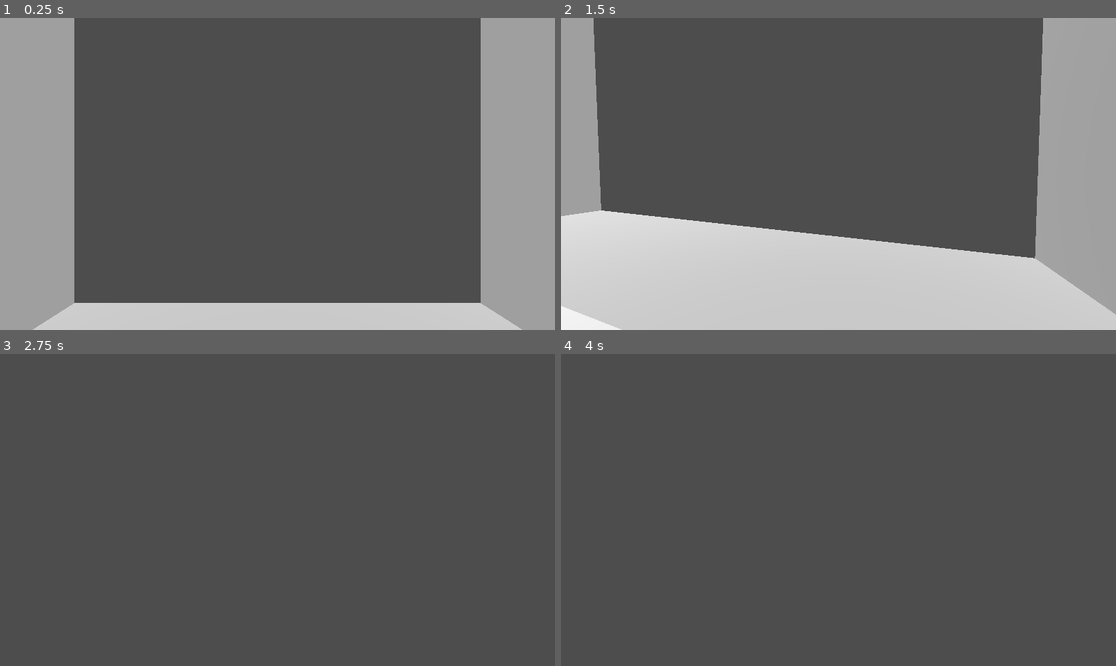
Above: before the commit, frames 1-4 (two rows, left to right).
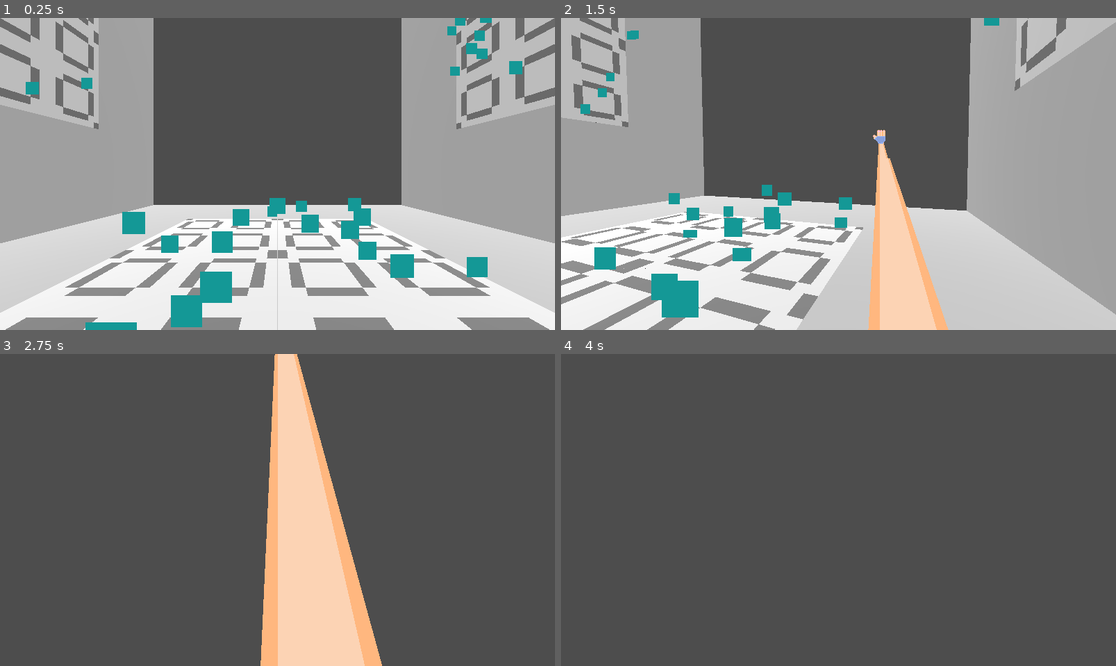
Above: after the commit, the same moments.

Repository: maeve-0/ScoreSpaceJam_08_24
Game: Godot game, scene res://assets/scenes/main_scene.tscn
Same seed, same stepped clock (60 frames per second), same inputs: the game is played once before the commit and once after it.
Inputs (mouse positions are in pixels of both pictures, inside the frame that each line leads up to):
- Up to frame 1 (0.25 s): no input
- Up to frame 2 (1.5 s): tap Enter (ui_accept) at 0.5, 0.77 s; move the mouse to (960, 158) at 0.52 s; hold D (right) 0.53-1.28 s; right-click (960, 158) at 0.6 s; click (960, 158) at 0.67 s; move the mouse to (810, 174) at 1.27 s; hold W (forward) from 1.28 s (still down); right-click (810, 174) at 1.35 s
- Up to frame 3 (2.75 s): keep holding W (forward); tap Enter (ui_accept) at 1.52 s; move the mouse to (288, 503) at 2.02 s; right-click (288, 503) at 2.1 s
- Up to frame 4 (4 s): keep holding W (forward); move the mouse to (832, 516) at 2.77 s; right-click (832, 516) at 2.85 s; tap Enter (ui_accept) at 3.02, 3.77 s; move the mouse to (877, 513) at 3.52 s; right-click (877, 513) at 3.6 s

The runs differ from the first frame. In frame 1, 63% of the frame differs, in the area x 0-100%, y 0-100%; in frame 2, 50%; in frame 3, 13%; in frame 4, nothing differs.

Commit message:
Add grappling

Diff:
--- /dev/null
+++ b/assets/scenes/grabbable.tscn
@@ -0,0 +1,34 @@
+[gd_scene load_steps=5 format=3 uid="uid://dqn3myqa5vobc"]
+
+[ext_resource type="Script" path="res://assets/scripts/grabable.gd" id="1_u1efb"]
+
+[sub_resource type="BoxShape3D" id="BoxShape3D_2025s"]
+size = Vector3(1, 0.1, 1)
+
+[sub_resource type="StandardMaterial3D" id="StandardMaterial3D_aponm"]
+shading_mode = 0
+albedo_color = Color(0.092752, 0.59375, 0.58932, 1)
+billboard_mode = 1
+
+[sub_resource type="QuadMesh" id="QuadMesh_ydrnc"]
+material = SubResource("StandardMaterial3D_aponm")
+size = Vector2(0.1, 0.1)
+
+[node name="grabbable" type="Area3D"]
+script = ExtResource("1_u1efb")
+
+[node name="collision_shape" type="CollisionShape3D" parent="."]
+transform = Transform3D(1, 0, 0, 0, 1, 0, 0, 0, 1, 0, 0.05, 0)
+shape = SubResource("BoxShape3D_2025s")
+
+[node name="particle_emitter" type="CPUParticles3D" parent="."]
+transform = Transform3D(1, 0, 0, 0, 1, 0, 0, 0, 1, 0, 0.3, 0)
+lifetime = 0.5
+mesh = SubResource("QuadMesh_ydrnc")
+emission_shape = 3
+emission_box_extents = Vector3(0.5, 0, 0.5)
+direction = Vector3(0, -1, 0)
+spread = 0.0
+gravity = Vector3(0, 0, 0)
+initial_velocity_min = 1.0
+initial_velocity_max = 1.0
--- /dev/null
+++ b/assets/scenes/hand.tscn
@@ -0,0 +1,22 @@
+[gd_scene load_steps=4 format=3 uid="uid://dhxlcvc54viwk"]
+
+[ext_resource type="Texture2D" uid="uid://cilb77fh2bp7n" path="res://assets/textures/hand_.png" id="1_dtsfy"]
+[ext_resource type="Script" path="res://assets/scripts/hand.gd" id="1_layjg"]
+[ext_resource type="Texture2D" uid="uid://cbwi6fakc8lek" path="res://assets/textures/arm_.png" id="2_dh4hy"]
+
+[node name="hand" type="RayCast3D"]
+target_position = Vector3(0, 0, -1)
+collide_with_areas = true
+script = ExtResource("1_layjg")
+
+[node name="sprites" type="Node3D" parent="."]
+transform = Transform3D(1, 0, 0, 0, 1, 0, 0, 0, 1, 0, 0, 0.01)
+
+[node name="sprite_hand" type="Sprite3D" parent="sprites"]
+texture_filter = 0
+texture = ExtResource("1_dtsfy")
+
+[node name="sprite_arm" type="Sprite3D" parent="sprites"]
+transform = Transform3D(1, 0, 0, 0, -4.37114e-08, 1, 0, -1, -4.37114e-08, 0, -0.08, 0.08)
+texture_filter = 0
+texture = ExtResource("2_dh4hy")
--- a/assets/scenes/main_scene.tscn
+++ b/assets/scenes/main_scene.tscn
@@ -1,8 +1,9 @@
-[gd_scene load_steps=9 format=3 uid="uid://vav1jg5ktd2u"]
+[gd_scene load_steps=7 format=3 uid="uid://vav1jg5ktd2u"]
 
 [ext_resource type="ArrayMesh" uid="uid://cmrn6ctax4rgk" path="res://assets/meshes/segments/test_segment.obj" id="1_lj2q6"]
 [ext_resource type="Texture2D" uid="uid://cx6cbqk4xxsda" path="res://assets/textures/test_tileset.png" id="2_l2glf"]
-[ext_resource type="Script" path="res://assets/scripts/player.gd" id="3_wuifd"]
+[ext_resource type="PackedScene" uid="uid://cfovjbldxq2bw" path="res://assets/scenes/player.tscn" id="3_h1yyb"]
+[ext_resource type="PackedScene" uid="uid://dqn3myqa5vobc" path="res://assets/scenes/grabbable.tscn" id="4_nyhm0"]
 
 [sub_resource type="StandardMaterial3D" id="StandardMaterial3D_xcbwi"]
 albedo_texture = ExtResource("2_l2glf")
@@ -10,17 +11,6 @@
 
 [sub_resource type="ConcavePolygonShape3D" id="ConcavePolygonShape3D_loc6u"]
 data = PackedVector3Array(0, 2, -3, 0, 1, -2, 0, 2, -2, 0, 1, -3, 0, 1, -2, 0, 2, -3, 3, 4, -1, 2, 4, -2, 2, 4, -1, 3,  …(3698 unchanged characters)…
-
-[sub_resource type="SphereShape3D" id="SphereShape3D_051fh"]
-
-[sub_resource type="StandardMaterial3D" id="StandardMaterial3D_aponm"]
-shading_mode = 0
-albedo_color = Color(0.092752, 0.59375, 0.58932, 1)
-billboard_mode = 1
-
-[sub_resource type="QuadMesh" id="QuadMesh_s5cri"]
-material = SubResource("StandardMaterial3D_aponm")
-size = Vector2(0.1, 0.1)
 
 [node name="main_scene" type="Node3D"]
 
@@ -34,17 +24,8 @@
 [node name="CollisionShape3D" type="CollisionShape3D" parent="segment/StaticBody3D"]
 shape = SubResource("ConcavePolygonShape3D_loc6u")
 
-[node name="player" type="CharacterBody3D" parent="."]
-script = ExtResource("3_wuifd")
-
-[node name="collision_shape" type="CollisionShape3D" parent="player"]
-shape = SubResource("SphereShape3D_051fh")
-
-[node name="up_vector" type="Node3D" parent="player"]
-
-[node name="y_rotation" type="Node3D" parent="player/up_vector"]
-
-[node name="camera" type="Camera3D" parent="player/up_vector/y_rotation"]
+[node name="player" parent="." instance=ExtResource("3_h1yyb")]
+transform = Transform3D(1, 0, 0, 0, 1, 0, 0, 0, 1, 0, -1.1837, 1.27157)
 
 [node name="lighting" type="Node3D" parent="."]
 
@@ -62,14 +43,20 @@
 [node name="directional_light2" type="DirectionalLight3D" parent="lighting"]
 transform = Transform3D(-1, 3.82137e-15, -8.74228e-08, 8.74228e-08, 4.37114e-08, -1, 0, -1, -4.37114e-08, 0, 0, 0)
 
-[node name="magnet_emitter" type="CPUParticles3D" parent="."]
-transform = Transform3D(1, 0, 0, 0, 1, 0, 0, 0, 1, 1.82078, 0, 0)
-amount = 32
-lifetime = 0.5
-mesh = SubResource("QuadMesh_s5cri")
-emission_shape = 3
-emission_box_extents = Vector3(0, 1, 1)
-spread = 0.0
-gravity = Vector3(0, 0, 0)
-initial_velocity_min = 1.0
-initial_velocity_max = 1.0
+[node name="grabbables" type="Node3D" parent="."]
+
+[node name="grabbable" parent="grabbables" instance=ExtResource("4_nyhm0")]
+transform = Transform3D(-4.37114e-08, -1, 0, 1, -4.37114e-08, 0, 0, 0, 1, 2, 0, 0)
+size = Vector2(2, 2)
+
+[node name="grabbable2" parent="grabbables" instance=ExtResource("4_nyhm0")]
+transform = Transform3D(1.31134e-07, 1, 0, -1, 1.31134e-07, 0, 0, 0, 1, -2, 0, 0)
+size = Vector2(2, 2)
+
+[node name="grabbable3" parent="grabbables" instance=ExtResource("4_nyhm0")]
+transform = Transform3D(1, 0, 0, 0, 1, 0, 0, 0, 1, -8.74228e-08, -2, 0)
+size = Vector2(2, 2)
+
+[node name="grabbable4" parent="grabbables" instance=ExtResource("4_nyhm0")]
+transform = Transform3D(-1, 8.74228e-08, 0, -8.74228e-08, -1, 0, 0, 0, 1, 8.74228e-08, 2, 0)
+size = Vector2(2, 2)
--- /dev/null
+++ b/assets/scenes/player.tscn
@@ -0,0 +1,17 @@
+[gd_scene load_steps=3 format=3 uid="uid://cfovjbldxq2bw"]
+
+[ext_resource type="Script" path="res://assets/scripts/player.gd" id="1_el6kb"]
+
+[sub_resource type="SphereShape3D" id="SphereShape3D_051fh"]
+
+[node name="player" type="CharacterBody3D"]
+script = ExtResource("1_el6kb")
+
+[node name="collision_shape" type="CollisionShape3D" parent="."]
+shape = SubResource("SphereShape3D_051fh")
+
+[node name="up_vector" type="Node3D" parent="."]
+
+[node name="y_rotation" type="Node3D" parent="up_vector"]
+
+[node name="camera" type="Camera3D" parent="up_vector/y_rotation"]
--- /dev/null
+++ b/assets/scripts/grabable.gd
@@ -0,0 +1,19 @@
+class_name Grabbable
+extends Area3D
+
+
+@onready var collision_shape := get_node('collision_shape') as CollisionShape3D
+@onready var particle_emitter := get_node('particle_emitter') as CPUParticles3D
+
+@export var size := Vector2(1.0, 1.0)
+
+
+func _ready():
+	generate()
+
+
+func generate():
+	collision_shape.shape = collision_shape.shape.duplicate()
+	(collision_shape.shape as BoxShape3D).size = Vector3(size.x, 0.1, size.y)
+	particle_emitter.emission_box_extents = Vector3(size.x, 0.0, size.y) / 2.0
+	particle_emitter.amount = size.x * size.y * 8
--- /dev/null
+++ b/assets/scripts/hand.gd
@@ -0,0 +1,75 @@
+class_name Hand
+extends RayCast3D
+
+
+@onready var sprites := get_node('sprites') as Node3D
+
+
+const SPEED = 20.0
+const GRAPPLING_ACCELERATION = 30.0
+var first_grab := true
+
+
+enum State {
+	REACHING,
+	GRABBED,
+	BOUNCED,
+}
+
+
+var lifetime = 0.5
+
+
+var state := State.REACHING
+var player: Player
+
+
+func process_reaching(delta: float) -> void:
+	lifetime -= delta
+	if lifetime <= 0.0:
+		state = State.BOUNCED
+		return
+	if is_colliding():
+		check_collision()
+		global_position = get_collision_point()
+		return
+	global_position -= global_transform.basis.z * delta * SPEED
+
+
+func process_bounced(delta: float) -> void:
+	global_position += (player.global_position - global_position).normalized() * delta * SPEED
+	if global_position.distance_to(player.global_position) < 1.0:
+		queue_free()
+		player.hand = null
+
+
+func process_grabbed(delta: float) -> void:
+	player.velocity += (global_position - player.global_position).normalized() * delta * GRAPPLING_ACCELERATION
+	player.up_direction = get_collision_normal()
+	if first_grab:
+		first_grab = false
+		return
+	if player.is_on_floor():
+		queue_free()
+		player.hand = null
+
+
+func check_collision():
+	var collider := get_collider()
+	if collider is Grabbable:
+		state = State.GRABBED
+	else:
+		state = State.BOUNCED
+
+
+func _physics_process(delta: float) -> void:
+	match state:
+		State.REACHING:
+			process_reaching(delta)
+		State.BOUNCED:
+			process_bounced(delta)
+		State.GRABBED:
+			process_grabbed(delta)
+
+	sprites.look_at(player.global_position - player.camera.global_basis.y * 0.1, player.camera.global_basis.y)
+	sprites.scale.z = -sprites.global_position.distance_to(player.global_position) * 0.5/0.08
--- a/assets/scripts/player.gd
+++ b/assets/scripts/player.gd
@@ -1,3 +1,4 @@
+class_name Player
 extends CharacterBody3D
 
 
@@ -17,6 +18,9 @@
 const _90_DEGREES = deg_to_rad(90.0)
 
 
+var hand: Hand
+
+
 func _input(event: InputEvent):
 	if Input.mouse_mode != Input.MOUSE_MODE_CAPTURED:
 		return
@@ -34,6 +38,15 @@
 	if not is_on_floor():
 		velocity += up_direction * get_gravity().y * delta
 
+	if Input.is_action_just_pressed('throw_grapple') and not hand:
+		var grapple := preload('res://assets/scenes/hand.tscn').instantiate()
+		grapple.player = self
+		grapple.add_exception(self)
+		get_node('..').add_child(grapple)
+		grapple.global_position = global_position
+		grapple.global_rotation = camera.global_rotation
+		hand = grapple
+
 	if Input.is_action_just_pressed('ui_accept') and is_on_floor():
 		velocity = up_direction * JUMP_VELOCITY
 
@@ -48,7 +61,7 @@
 		if horizontal_velicity.length_squared() > MAX_HORIZONTAL_VELOCITY * MAX_HORIZONTAL_VELOCITY:
 			velocity -= horizontal_velicity
 			velocity += horizontal_velicity.normalized() * MAX_HORIZONTAL_VELOCITY
-	else:
+	elif not hand or hand.state != hand.State.GRABBED:
 		var horizontal_velocity := velocity * get_horizontal_movement_vector()
 		if horizontal_velocity.length_squared() < MIN_HORIZONTAL_VELOCITY:
 			velocity -= horizontal_velocity
--- a/project.godot
+++ b/project.godot
@@ -45,6 +45,16 @@
 "events": [Object(InputEventKey,"resource_local_to_scene":false,"resource_name":"","device":-1,"window_id":0,"alt_press …(192 unchanged characters)…
 ]
 }
+jump={
+"deadzone": 0.5,
+"events": [Object(InputEventKey,"resource_local_to_scene":false,"resource_name":"","device":-1,"window_id":0,"alt_pressed":false,"shift_pressed":false,"ctrl_pressed":false,"meta_pressed":false,"pressed":false,"keycode":0,"physical_keycode":32,"key_label":0,"unicode":32,"location":0,"echo":false,"script":null)
+]
+}
+throw_grapple={
+"deadzone": 0.5,
+"events": [Object(InputEventMouseButton,"resource_local_to_scene":false,"resource_name":"","device":-1,"window_id":0,"alt_pressed":false,"shift_pressed":false,"ctrl_pressed":false,"meta_pressed":false,"button_mask":0,"position":Vector2(0, 0),"global_position":Vector2(0, 0),"factor":1.0,"button_index":2,"canceled":false,"pressed":false,"double_click":false,"script":null)
+]
+}
 
 [physics]
 
Binary file added: assets/textures/arm_.png
Not shown, added: assets/textures/arm_.png.import
Binary file added: assets/textures/hand_.png
Not shown, added: assets/textures/hand_.png.import
